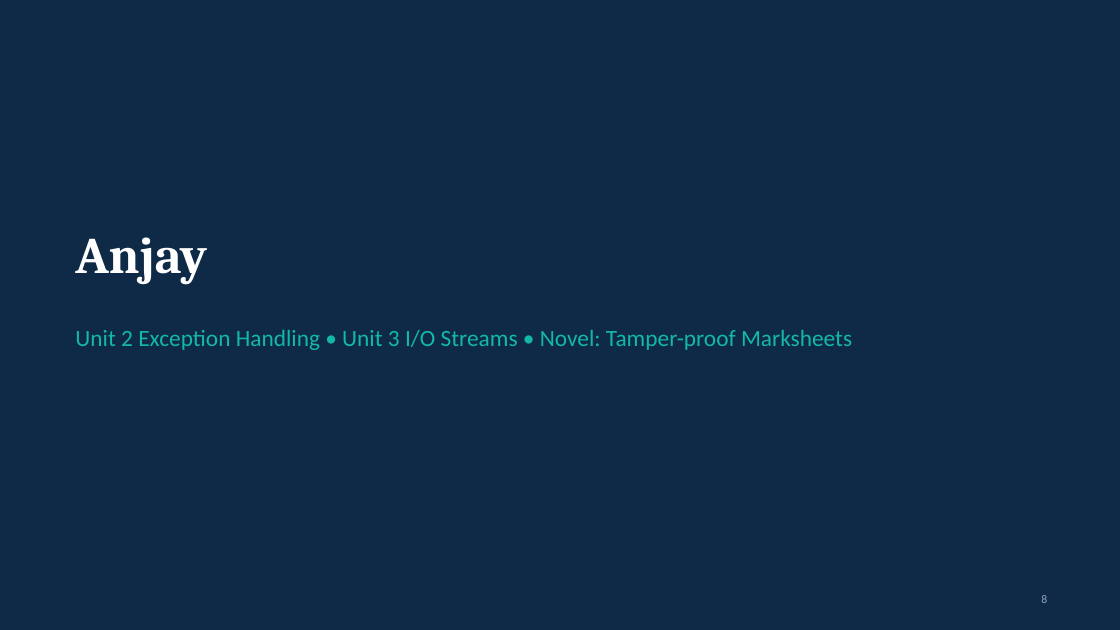
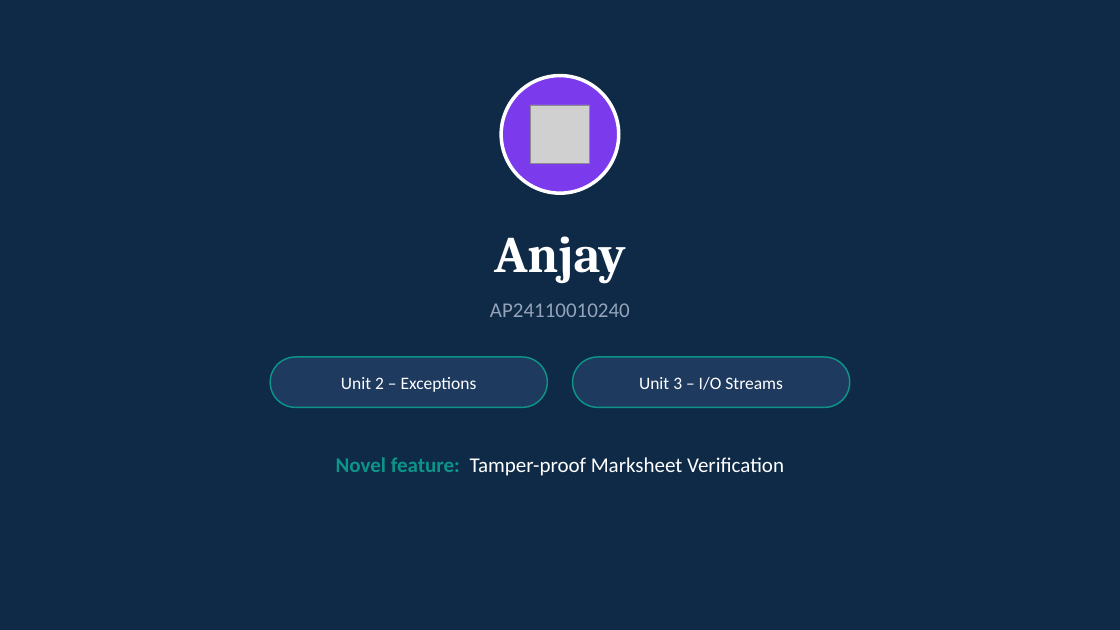
Before and after one commit to prit12075/student-management-system, a slide deck: slide 8 of docs/Apex_ERP_Presentation.pptx. Drawn at 1120x630 pixels with LibreOffice and Linux fonts; fonts in the diff are those of the drawing; grey boxes stand for pictures. Boxes give left, top, right and bottom in pixels: in the first picture for what was removed or moved away, otherwise in the second. Text is boxed around its words. In the diff, an @@ line names an element or a change of style, - is before the commit and + after.

```diff
--- a/docs/Apex_ERP_Presentation.pptx
+++ b/docs/Apex_ERP_Presentation.pptx
@@ ellipse added at (502,76,619,193), fill #7C3AED, outline #FFFFFF 3 pt @@
@@ picture added at (531,105,590,164) @@
@@ text "Anjay": place and size @@
-text "Anjay" at (75,237,207,285)
+text "Anjay" at (494,236,626,284)
@@ text "Anjay" at (494,236,626,284): alignment left to centre; vertical alignment top to middle @@
@@ text added at (490,303,630,317), 18 pt, text #94A3B8 @@
+AP24110010240
@@ text removed at (75,330,852,350) @@
-Unit 2 Exception Handling • Unit 3 I/O Streams • Novel: Tamper-proof Marksheets
@@ rounded rectangle added at (271,357,548,408), fill #1E3A5F, outline #0D9488 1.25 pt @@
@@ rounded rectangle added at (573,357,850,408), fill #1E3A5F, outline #0D9488 1.25 pt @@
@@ text added at (341,377,477,392), 15 pt, text #FFFFFF @@
+Unit 2 – Exceptions
@@ text added at (639,377,783,390), 15 pt, text #FFFFFF @@
+Unit 3 – I/O Streams
@@ text added at (336,457,784,476), 18 pt, text #FFFFFF @@
+Novel feature: Tamper-proof Marksheet Verification
@@ page number removed at (1041,595,1047,603) @@
-8
```
Also in this commit, not shown: 14 other slides changed, 6 slides added, 6 slides removed, 4 other files.
